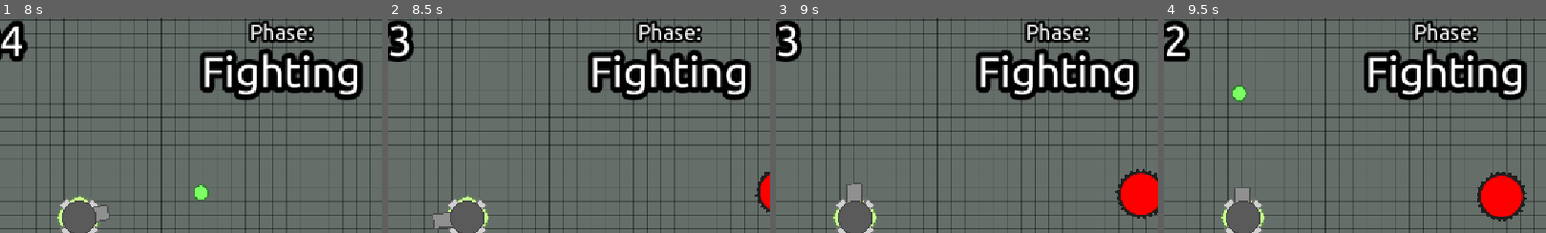
Above: before the commit, frames 1-4 (left to right).
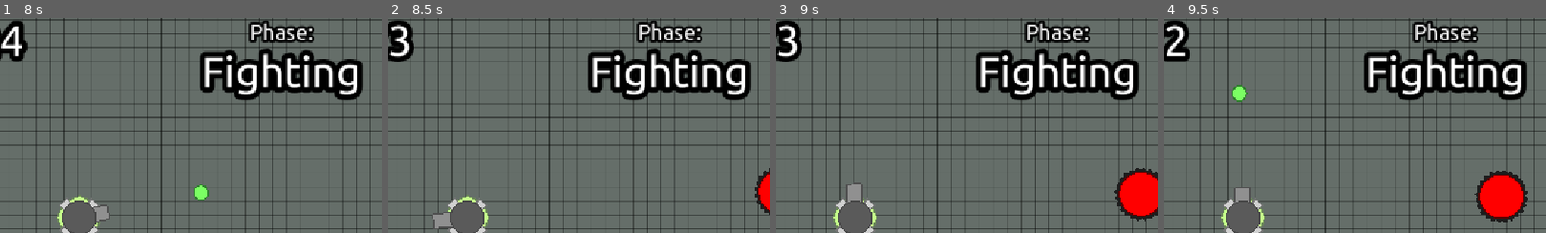
Above: after the commit, the same moments.

Repository: DogeisCut/stillwatch
Game: Godot game, scene res://scenes/world/world.tscn
The game is run twice, just before and just after one commit, with the same random seed, the same clock (stepped at 60 frames per second) and the same inputs. Sound files missing from this copy of the repository are replaced by a short silence.
Inputs (mouse positions are % of the whole screen's width and height, from its top left):
- Up to frame 1 (8 s): tap Enter (shoot) at 0.5, 2.1, 2.75, 3.6, 5.1, 6.6 s; move the mouse to (72, 45) at 0.52 s; hold D (right) 0.53-1.25 s; hold Enter (shoot) 0.53-1.25 s; click "Skip Timer" at 1.25 s; tap Space at 2, 4.25, 5.75 s; move the mouse to (30, 55) at 2.02 s; hold S (down) 2.03-2.78 s; move the mouse to (60, 28) at 2.77 s; hold D (right) 2.78-3.53 s; hold Enter (shoot) 2.78-3.53 s; move the mouse to (45, 70) at 3.52 s; hold W (up) 3.53-4.28 s; move the mouse to (80, 65) at 4.27 s; hold Enter (shoot) 4.28-5.03 s; hold A (left) 4.28-5.78 s; move the mouse to (20, 35) at 5.02 s; move the mouse to (55, 50) at 5.77 s; hold S (down) 5.78-6.53 s; hold Enter (shoot) 5.78-6.53 s; move the mouse to (35, 25) at 6.52 s; hold D (right) 6.53-7.28 s; move the mouse to (72, 45) at 7.27 s; hold W (up) from 7.28 s (still down); hold Enter (shoot) from 7.28 s (still down)
- Up to frame 2 (8.5 s): move the mouse to (30, 55) at 8.02 s; release W (up) at 8.03 s; release Enter (shoot) at 8.03 s; hold D (right) from 8.03 s (still down); tap Enter (shoot) at 8.1 s
- Up to frame 3 (9 s): move the mouse to (60, 28) at 8.77 s; release D (right) at 8.78 s; hold S (down) from 8.78 s (still down); hold Enter (shoot) from 8.78 s (still down)
- Up to frame 4 (9.5 s): keep holding S (down); keep holding Enter (shoot)
The pictures show only the part of the screen within x 50-100%, y 3-53%; the shares and areas given below are measured in that part.

Frame 1 is identical in both runs. In frame 2, 0.2% of the frame differs, in the area x 96-100%, y 69-92%; in frame 3, 0.5%; in frame 4, 0.7%, in the area x 81-96%, y 71-96%.

Commit message:
make enemies and coins better ig

Diff:
--- a/scenes/world/actors/enemy/enemy.tscn
+++ b/scenes/world/actors/enemy/enemy.tscn
@@ -1,17 +1,28 @@
-[gd_scene load_steps=10 format=3 uid="uid://bc3wpe441qlqg"]
+[gd_scene load_steps=13 format=3 uid="uid://bc3wpe441qlqg"]
 
 [ext_resource type="Script" uid="uid://cd6r35wwcg1g4" path="res://scenes/world/actors/enemy/enemy.gd" id="1_7k104"]
 [ext_resource type="AudioStream" uid="uid://ce3f23uvgx5cb" path="res://assets/audio/sounds/enemy/hit.wav" id="2_4gyqm"]
+[ext_resource type="Shader" uid="uid://lean60ke2pif" path="res://shaders/polygon.gdshader" id="2_vq4tn"]
 
-[sub_resource type="Gradient" id="Gradient_7k104"]
-offsets = PackedFloat32Array(0, 0.96666664, 1)
-colors = PackedColorArray(1, 0, 0, 1, 1, 0.003921569, 0, 1, 1, 0, 0, 0)
+[sub_resource type="ShaderMaterial" id="ShaderMaterial_88wii"]
+shader = ExtResource("2_vq4tn")
+shader_parameter/fill_color = Color(0.11328125, 0.11328125, 0.11328125, 1)
+shader_parameter/outline_color = Color(0.11372549, 0.11372549, 0.11372549, 1)
+shader_parameter/outline_thickness = 2.0
+shader_parameter/polygon_sides = 1
 
-[sub_resource type="GradientTexture2D" id="GradientTexture2D_7k104"]
-gradient = SubResource("Gradient_7k104")
-fill = 1
-fill_from = Vector2(0.5, 0.5)
-fill_to = Vector2(0.5, 0)
+[sub_resource type="PlaceholderTexture2D" id="PlaceholderTexture2D_f8poh"]
+size = Vector2(54, 54)
+
+[sub_resource type="ShaderMaterial" id="ShaderMaterial_rh6xr"]
+shader = ExtResource("2_vq4tn")
+shader_parameter/fill_color = Color(1, 0, 0, 1)
+shader_parameter/outline_color = Color(0.36078432, 0, 0, 1)
+shader_parameter/outline_thickness = 2.0
+shader_parameter/polygon_sides = 0
+
+[sub_resource type="PlaceholderTexture2D" id="PlaceholderTexture2D_4tcs4"]
+size = Vector2(64, 64)
 
 [sub_resource type="CircleShape2D" id="CircleShape2D_7xaro"]
 radius = 32.0
@@ -70,43 +81,38 @@
 
 [node name="Rotator" type="Node2D" parent="."]
 
-[node name="Polygon2D" type="Polygon2D" parent="Rotator"]
-scale = Vector2(0.85, 0.85)
-color = Color(0.125, 0.125, 0.125, 1)
-polygon = PackedVector2Array(-32, -32, 32, -32, 32, 32, -32, 32)
+[node name="Sprite2D" type="Sprite2D" parent="Rotator"]
+material = SubResource("ShaderMaterial_88wii")
+texture = SubResource("PlaceholderTexture2D_f8poh")
 
-[node name="Polygon2D2" type="Polygon2D" parent="Rotator"]
+[node name="Sprite2D2" type="Sprite2D" parent="Rotator"]
+material = SubResource("ShaderMaterial_88wii")
 rotation = 0.2617994
-scale = Vector2(0.85, 0.85)
-color = Color(0.125, 0.125, 0.125, 1)
-polygon = PackedVector2Array(-32, -32, 32, -32, 32, 32, -32, 32)
+texture = SubResource("PlaceholderTexture2D_f8poh")
 
-[node name="Polygon2D3" type="Polygon2D" parent="Rotator"]
+[node name="Sprite2D3" type="Sprite2D" parent="Rotator"]
+material = SubResource("ShaderMaterial_88wii")
 rotation = 0.5235988
-scale = Vector2(0.85, 0.85)
-color = Color(0.125, 0.125, 0.125, 1)
-polygon = PackedVector2Array(-32, -32, 32, -32, 32, 32, -32, 32)
+texture = SubResource("PlaceholderTexture2D_f8poh")
 
-[node name="Polygon2D4" type="Polygon2D" parent="Rotator"]
+[node name="Sprite2D4" type="Sprite2D" parent="Rotator"]
+material = SubResource("ShaderMaterial_88wii")
 rotation = 0.7853982
-scale = Vector2(0.85, 0.85)
-color = Color(0.125, 0.125, 0.125, 1)
-polygon = PackedVector2Array(-32, -32, 32, -32, 32, 32, -32, 32)
+texture = SubResource("PlaceholderTexture2D_f8poh")
 
-[node name="Polygon2D5" type="Polygon2D" parent="Rotator"]
+[node name="Sprite2D5" type="Sprite2D" parent="Rotator"]
+material = SubResource("ShaderMaterial_88wii")
 rotation = 1.0471976
-scale = Vector2(0.85, 0.85)
-color = Color(0.125, 0.125, 0.125, 1)
-polygon = PackedVector2Array(-32, -32, 32, -32, 32, 32, -32, 32)
+texture = SubResource("PlaceholderTexture2D_f8poh")
 
-[node name="Polygon2D6" type="Polygon2D" parent="Rotator"]
+[node name="Sprite2D6" type="Sprite2D" parent="Rotator"]
+material = SubResource("ShaderMaterial_88wii")
 rotation = 1.3089969
-scale = Vector2(0.85, 0.85)
-color = Color(0.125, 0.125, 0.125, 1)
-polygon = PackedVector2Array(-32, -32, 32, -32, 32, 32, -32, 32)
+texture = SubResource("PlaceholderTexture2D_f8poh")
 
 [node name="Sprite2D" type="Sprite2D" parent="."]
-texture = SubResource("GradientTexture2D_7k104")
+material = SubResource("ShaderMaterial_rh6xr")
+texture = SubResource("PlaceholderTexture2D_4tcs4")
 
 [node name="CollisionShape2D" type="CollisionShape2D" parent="."]
 shape = SubResource("CircleShape2D_7xaro")
--- a/scenes/world/objects/coin/coin.tscn
+++ b/scenes/world/objects/coin/coin.tscn
@@ -11,8 +11,8 @@
 
 [sub_resource type="ShaderMaterial" id="ShaderMaterial_qr0nf"]
 shader = ExtResource("2_u1pie")
-shader_parameter/fill_color = Color(1, 0.9175284, 0, 1)
-shader_parameter/outline_color = Color(0.80859375, 0.5856515, 0.07046102, 1)
+shader_parameter/fill_color = Color(1, 0, 0, 1)
+shader_parameter/outline_color = Color(0.80784315, 0, 0.07058824, 1)
 shader_parameter/outline_thickness = 2.0
 shader_parameter/polygon_sides = 6
 
